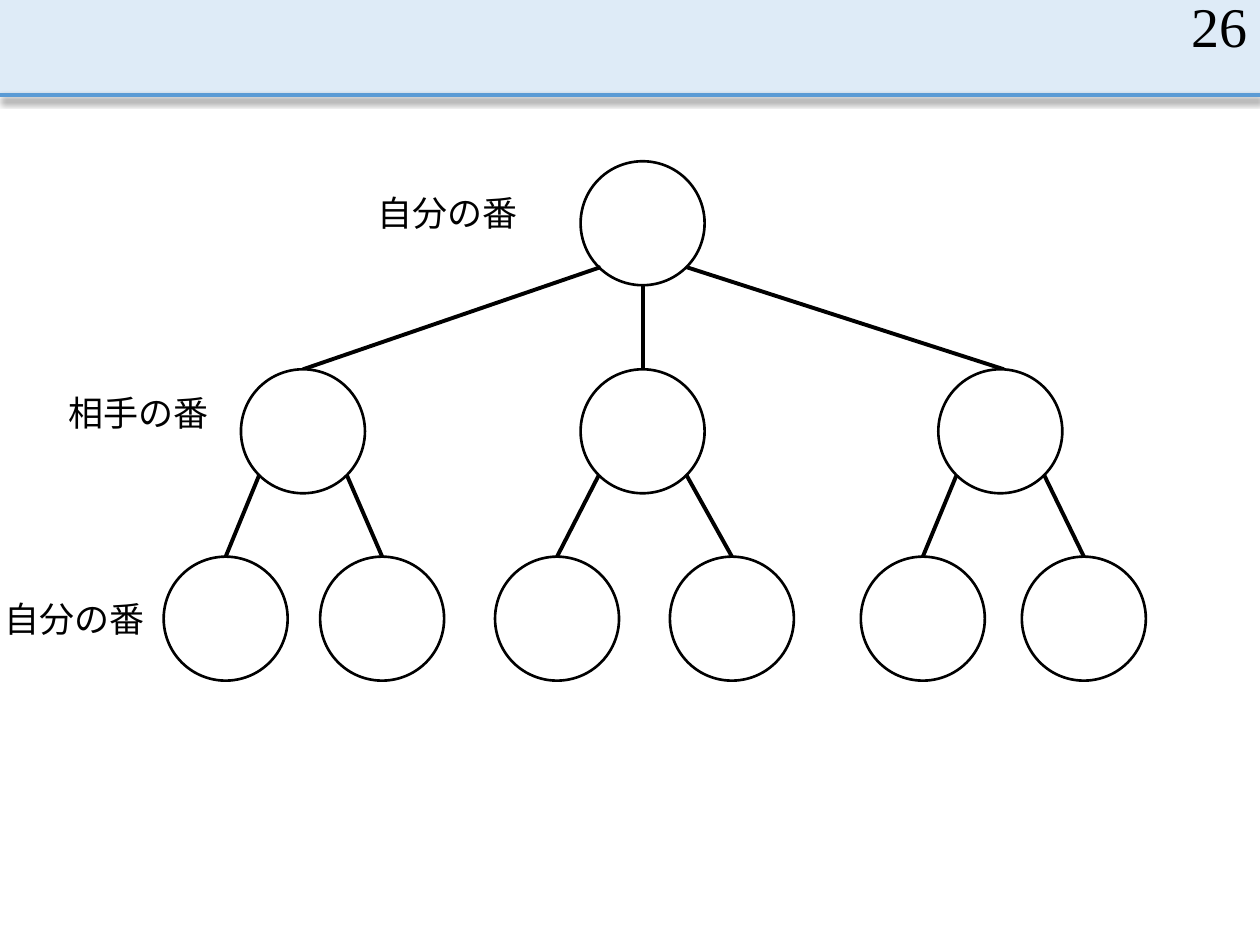
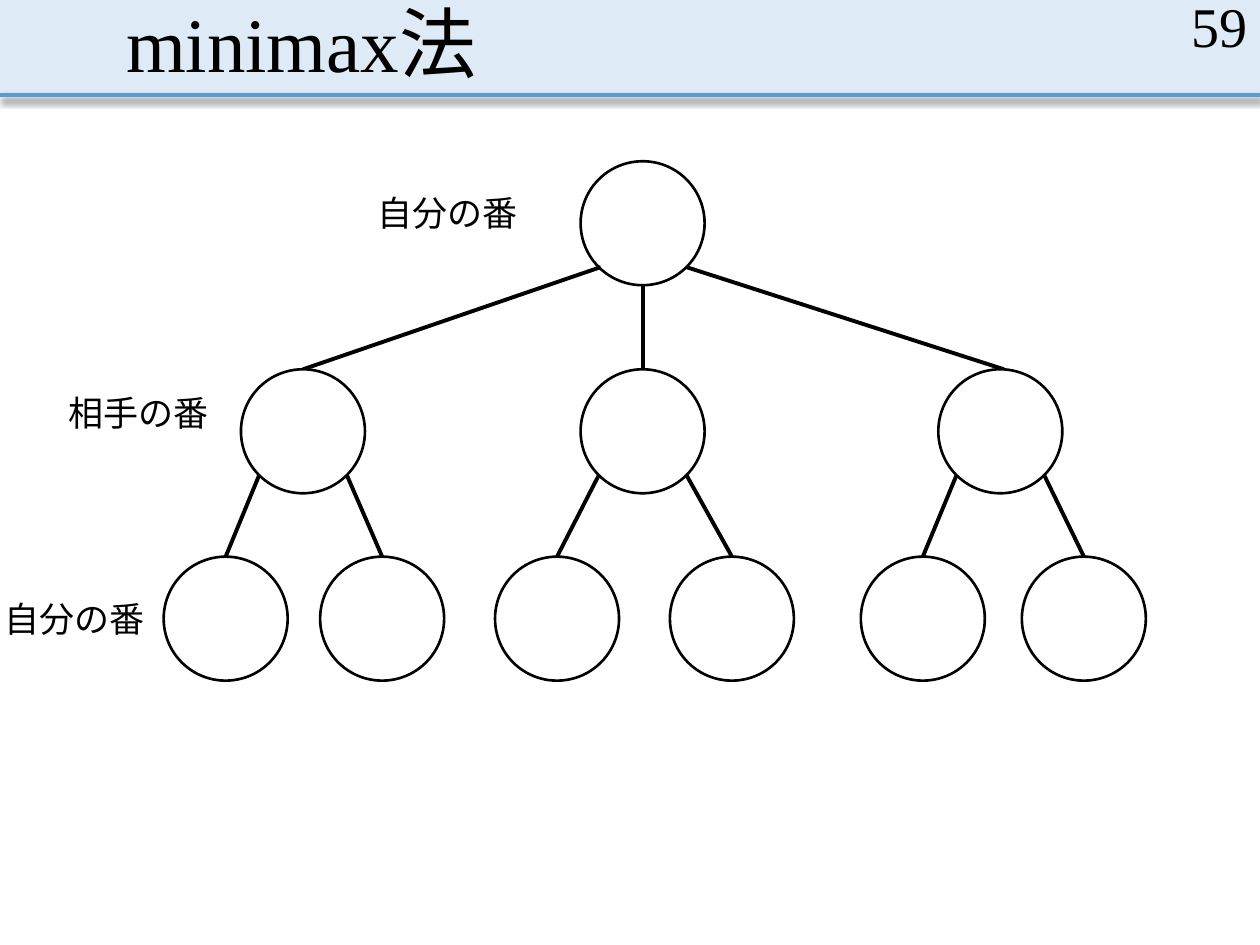
Before and after one commit to MasayaOda/SR, a slide deck: slide 59 of 中間発表1210.pptx (slide 26 before the commit). Drawn at 1260x945 pixels with LibreOffice and Linux fonts; fonts in the diff are those of the drawing. Boxes give left, top, right and bottom in pixels: in the first picture for what was removed or moved away, otherwise in the second. Text is boxed around its words. In the diff, an @@ line names an element or a change of style, - is before the commit and + after.

```diff
--- a/中間発表1210.pptx
+++ b/中間発表1210.pptx
@@ title added at [126,12,477,78], 44 pt, text #000000 @@
+minimax法
@@ page number at [1191,10,1247,48]: text changed @@
-26
+59
```
Also in this commit, not shown: 11 other slides changed, 8 slides added, 2 slides removed, 5 other files.
